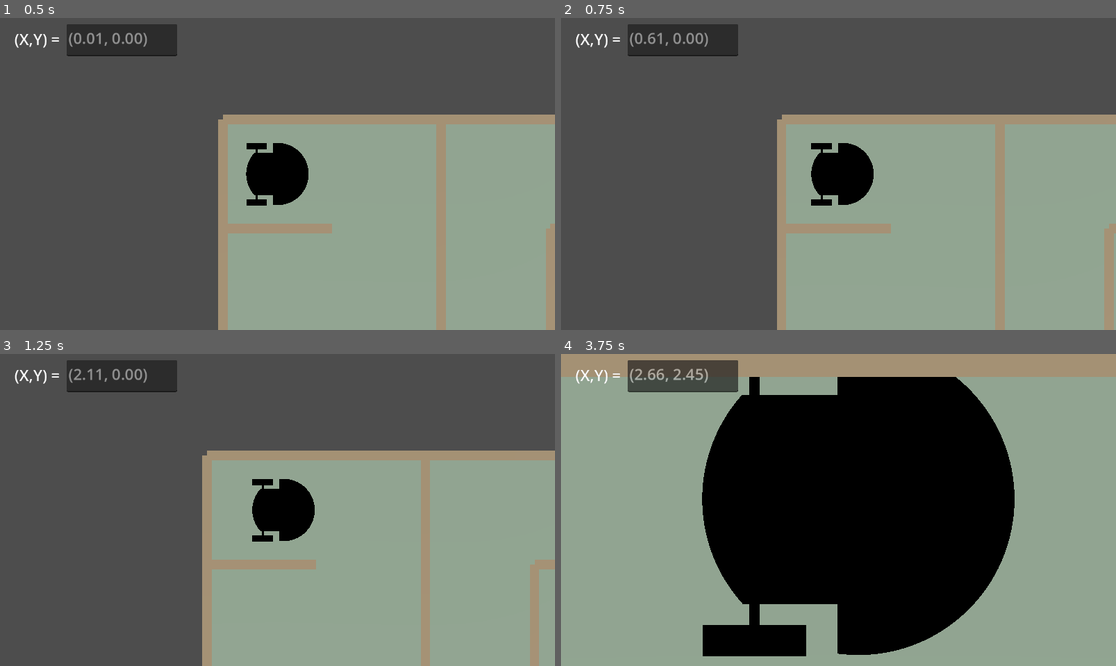
Above: before the commit, frames 1-4 (two rows, left to right).
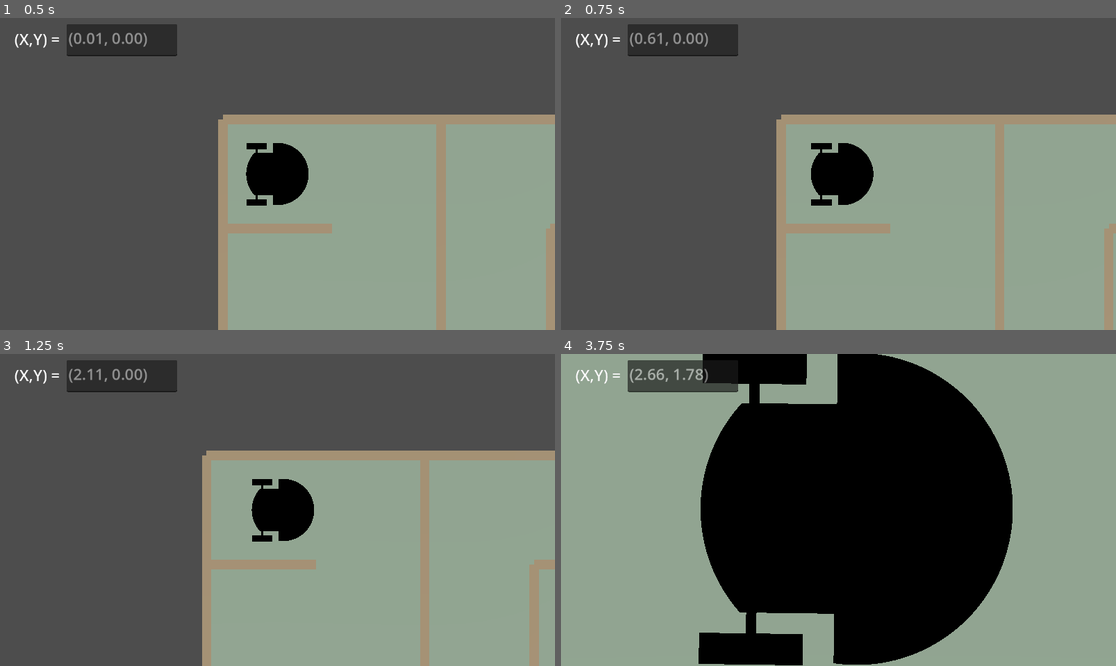
Above: after the commit, the same moments.

Repository: nameisalfio/q-learning-maze-robot
Game: Godot game, scene res://Maze.tscn
The game is run twice, just before and just after one commit, with the same random seed, the same clock (stepped at 60 frames per second) and the same inputs.
Inputs:
- Up to frame 1 (0.5 s): no input
- Up to frame 2 (0.75 s): tap Enter at 0.5 s; hold Up (move_up) from 0.53 s (still down); hold Right (move_dx) from 0.53 s (still down)
- Up to frame 3 (1.25 s): keep holding Up (move_up); keep holding Right (move_dx)
- Up to frame 4 (3.75 s): release Up (move_up) at 1.28 s; release Right (move_dx) at 1.28 s; hold Down (move_down) 1.28-2.03 s; tap Left (move_sx) at 1.35 s; hold ] (zoom_in) 2.03-2.78 s; hold Up (move_up) 2.03-3.53 s; tap / (zoom_out) at 2.85 s; hold Down (move_down) from 3.53 s (still down); hold Right (move_dx) from 3.53 s (still down)

Frame 1 is identical in both runs. In frame 2, 0.2% of the frame differs, in the area x 38-100%, y 30-100%; in frame 3, 0.3%; in frame 4, 11%, in the area x 0-100%, y 0-100%.

Commit message:
Collisioni finalmente funzionanti, e ridotto tempo di sleep a 0.052s

Diff:
--- a/GodotProject/scripts/robot.gd
+++ b/GodotProject/scripts/robot.gd
@@ -10,15 +10,19 @@
 func _ready():
 	theRobot.add_to_group("robot")
 	DDS.publish("GoalReached", DDS.DDS_TYPE_INT, 0)
-	DDS.subscribe("Collision")
 	DDS.subscribe("X")
 	DDS.subscribe("Y")
 	DDS.subscribe("Theta")
 
 	var area = $Area3D
 	area.connect("body_entered", Callable(self, "_on_collision_with_wall"))
+	area.connect("body_exited", Callable(self, "_on_exit_from_wall"))
 
 	_edit_xy_text(x, y)
+
+func _on_exit_from_wall(body):
+	DDS.publish("Collision", DDS.DDS_TYPE_INT, 0)
+	print("No more collision!")
 
 func _on_collision_with_wall(body):
 	if body.is_in_group("walls"):
@@ -26,26 +30,6 @@
 		print("Collision!")
 
 func _physics_process(_delta):
-	pass
-
-	#var prev_x = x
-	#var prev_y = y
-	#var prev_theta = theta
-
-	#if collided:
-	#	print("Collision! Movement reverted.")
-	#	# Ripristina posizione e segnala collisione
-	#	x = prev_x
-	#	y = prev_y
-	#	theta = prev_theta
-	#	theRobot.global_position.x = x
-	#	theRobot.global_position.z = -y
-	#	theRobot.rotation.y = theta
-	#	collided = false
-
-	#_edit_xy_text(x, y)
-
-func _process(_delta):
 	DDS.publish("tick", DDS.DDS_TYPE_FLOAT, _delta)
 
 	var x = DDS.read("X")
@@ -69,5 +53,25 @@
 
 	_edit_xy_text(theRobot.global_position.x,-theRobot.global_position.z)
 
+	#var prev_x = x
+	#var prev_y = y
+	#var prev_theta = theta
+
+	#if collided:
+	#	print("Collision! Movement reverted.")
+	#	# Ripristina posizione e segnala collisione
+	#	x = prev_x
+	#	y = prev_y
+	#	theta = prev_theta
+	#	theRobot.global_position.x = x
+	#	theRobot.global_position.z = -y
+	#	theRobot.rotation.y = theta
+	#	collided = false
+
+	#_edit_xy_text(x, y)
+
+func _process(_delta):
+	pass
+
 func _edit_xy_text(x, y):
 	xy_text_edit.text = "(%.2f, %.2f)" % [x,y]
Not shown, changed: RoboticAgent.py
Not shown, changed: project.ipynb
